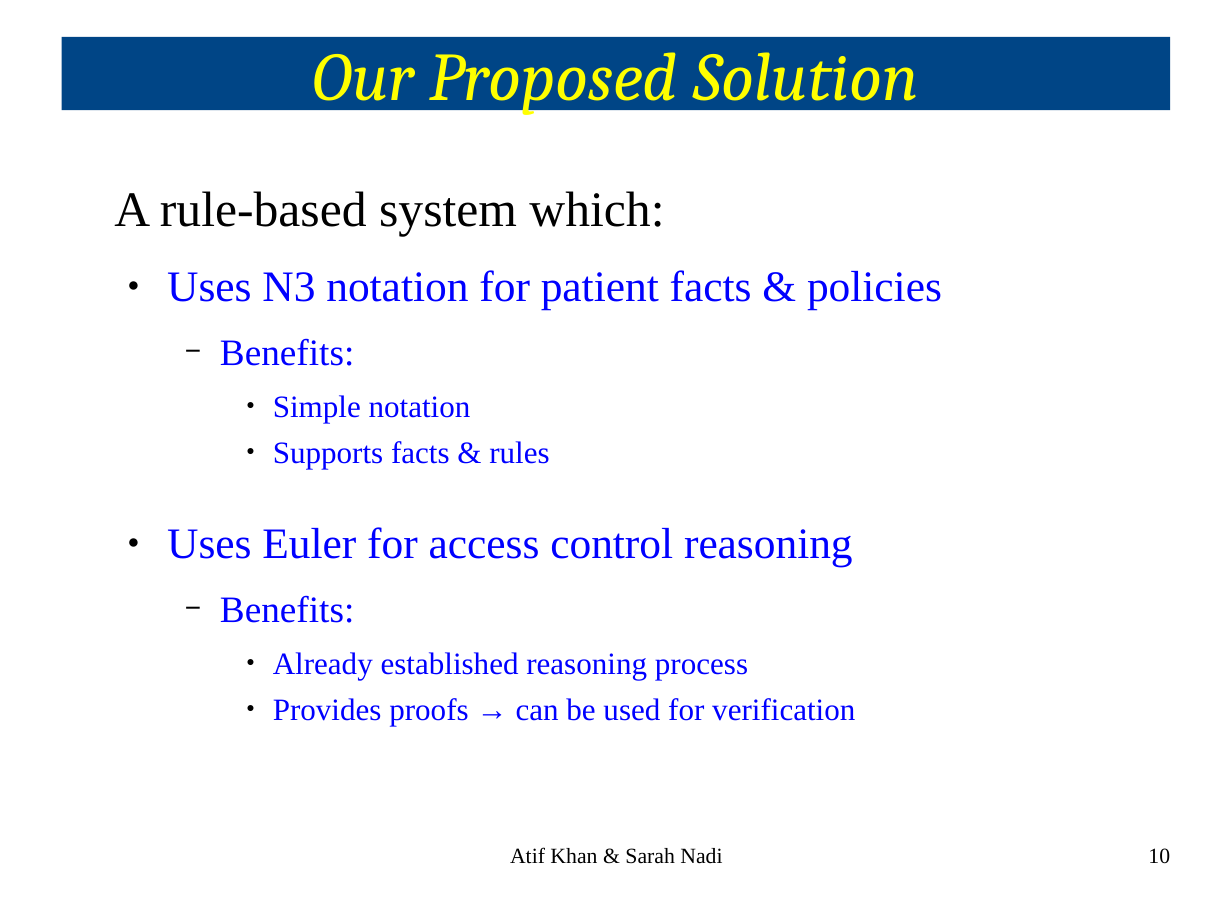
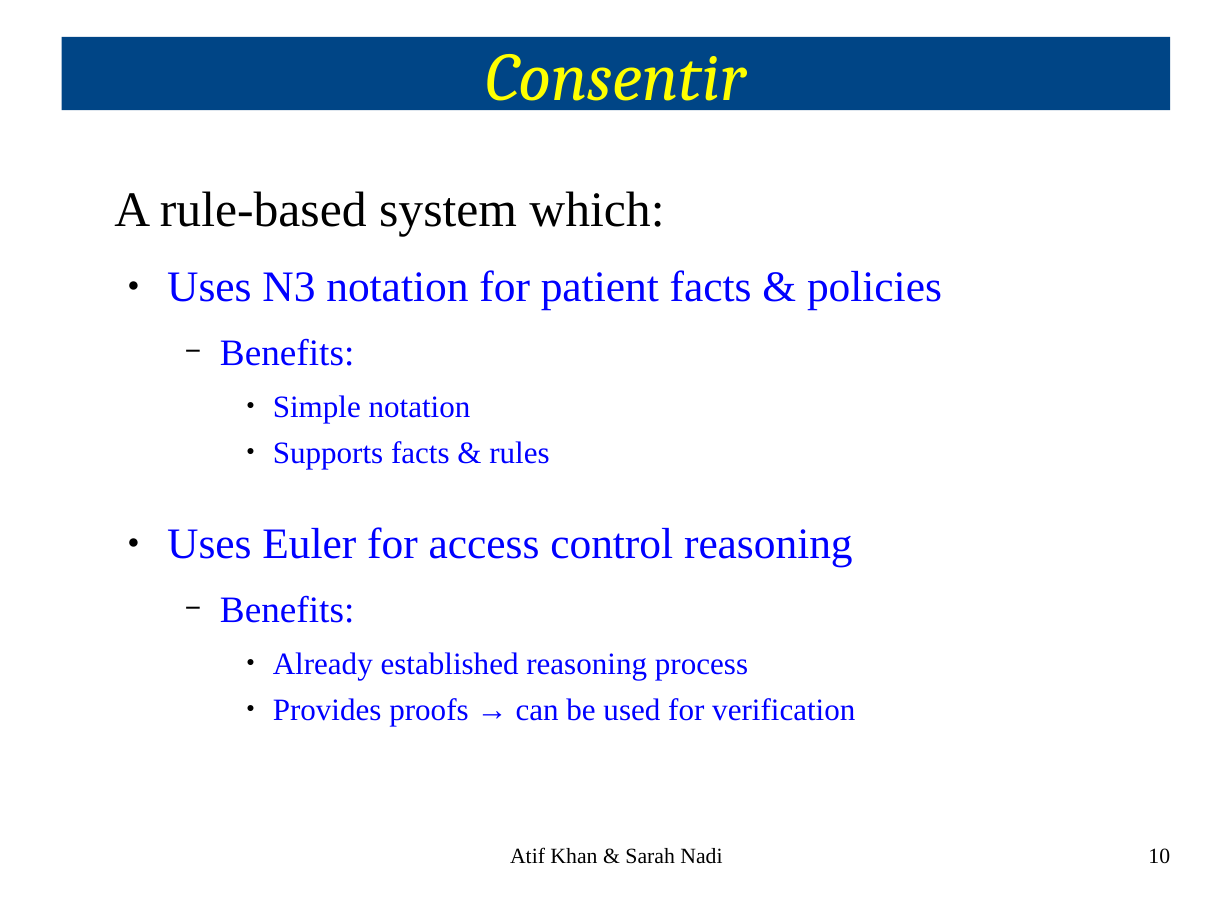
Before and after one commit to snadi/cs898proj, a slide deck: slide 10 of cs898proj/Presentation/CS898ProjPresentation.odp. Drawn at 1232x924 pixels with LibreOffice and Linux fonts; fonts in the diff are those of the drawing. Boxes give left, top, right and bottom in pixels: in the first picture for what was removed or moved away, otherwise in the second. Text is boxed around its words. In the diff, an @@ line names an element or a change of style, - is before the commit and + after.

```diff
--- a/cs898proj/Presentation/CS898ProjPresentation.odp
+++ b/cs898proj/Presentation/CS898ProjPresentation.odp
@@ title at [486,54,746,116]: text changed @@
-Our Proposed Solution
+Consentir
```
Also in this commit, not shown: 2 other slides changed.
